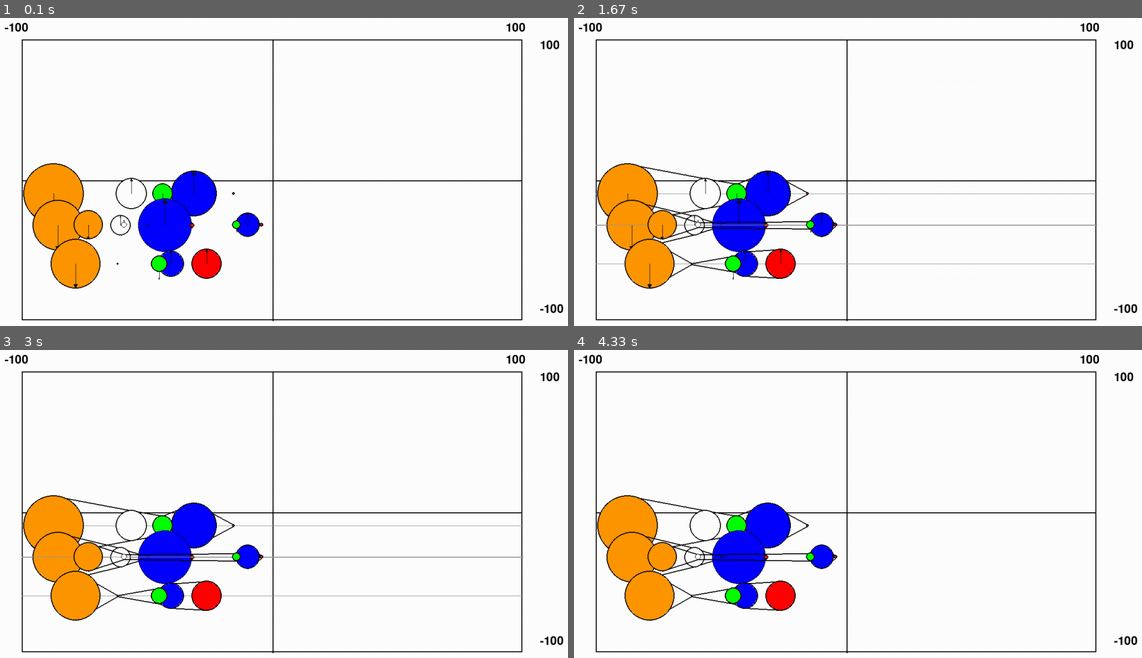
Above: before the commit, frames 1-4 (two rows, left to right).
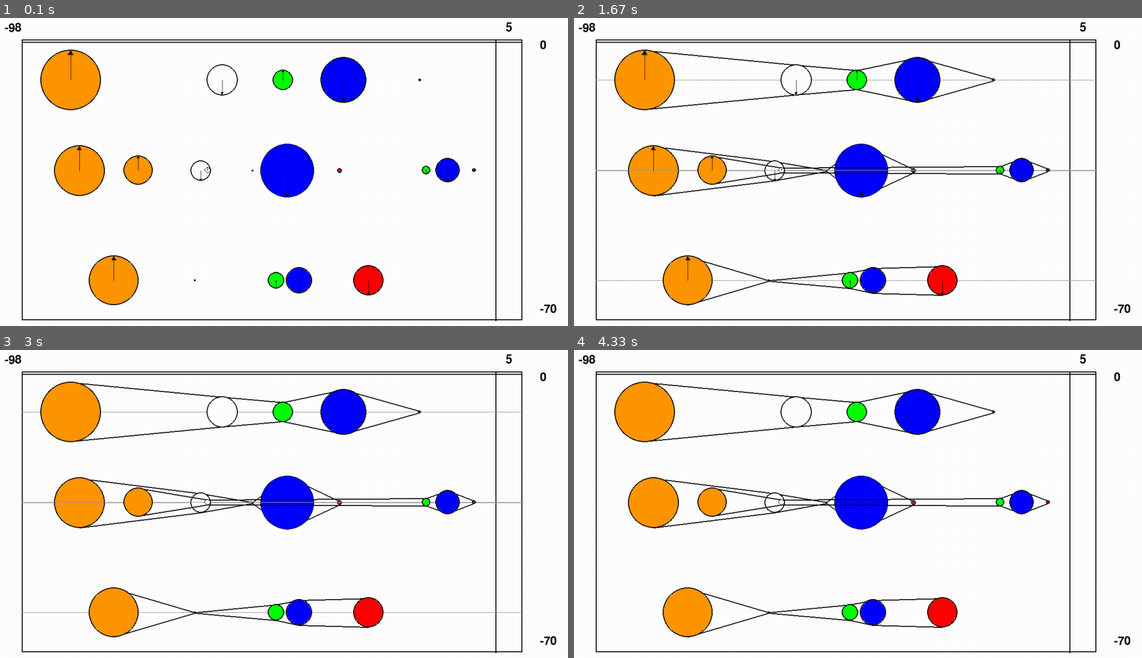
Above: after the commit, the same moments.

Repository: TomasOrdonezG/project_plot
Game: pygame game, started from main.py
The game is run twice, just before and just after one commit, with the same random seed, the same clock (stepped at 60 frames per second) and the same inputs.
Inputs:
- Up to frame 1 (0.1 s): no input
- Up to frame 2 (1.67 s): tap 2 at 0.33 s; tap 1 at 0.67 s
- Up to frame 3 (3 s): tap 3 at 2 s
- Up to frame 4 (4.33 s): tap 1 at 3.33 s

The runs differ from the first frame. In frame 1, 16% of the frame differs, in the area x 1-100%, y 1-99%; in frame 2, 19%; in frame 3, 19%; in frame 4, 18%.

Commit message:
Updated graph and main

Diff:
--- a/graph.py
+++ b/graph.py
@@ -12,10 +12,10 @@
     self.projects = projects
     self.canvas = canvas
 
-    self.top = self.get_top()
-    self.bottom = self.get_bottom()
-    self.right = self.get_right()
-    self.left = self.get_left()
+    self.top = 100
+    self.bottom = -100
+    self.right = 100
+    self.left = -100
 
     w_percentage = 0.8
     h_percentage = 0.8
@@ -31,6 +31,8 @@
     self.arrows = True
     self.proportional = True
     self.grid_lines = False
+
+    self.center_graph()
 
   def update_attributes(self):
     '''Updates all the position and dimension attributes'''
@@ -129,19 +131,6 @@
     self.left = min([anIV.just for project in self.projects for anIV in project.IVs]) - 10
     self.update_attributes()
 
-  # ! GET METHODS
-  def get_top(self) -> float:
-    return 100
-
-  def get_bottom(self) -> float:
-    return -100
-
-  def get_right(self):  # todo finish
-    return 100
-
-  def get_left(self):  # todo finish
-    return -100
-
   # ! CONVERSION
   def pos_screen(self, plane_x: float, plane_y: float) -> tuple[float]:
     """Takes grid pos and returns a screen pos
@@ -246,7 +235,7 @@
               size = threshhold * (size / abs(size))
 
           if pIV.in_grid:
-            draw_arrow((x, y), (x, y+size), DARK_GRAY, 1)
+            draw_arrow((x, y), (x, y-size), DARK_GRAY, 1)
 
         # Update Visibility
         if project.just < self.top and project.just > self.bottom and pIV.just < self.right and pIV.just > self.left:
